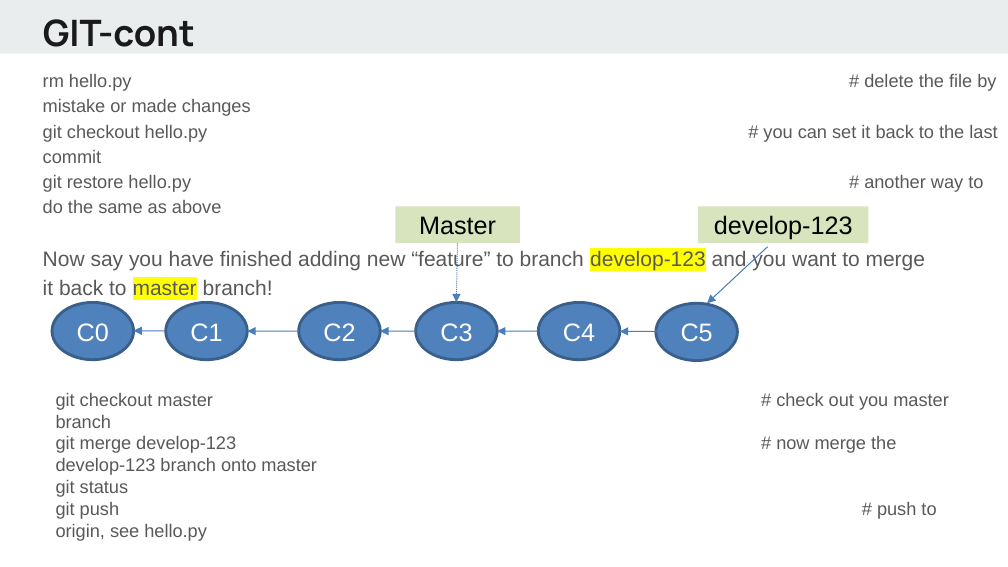
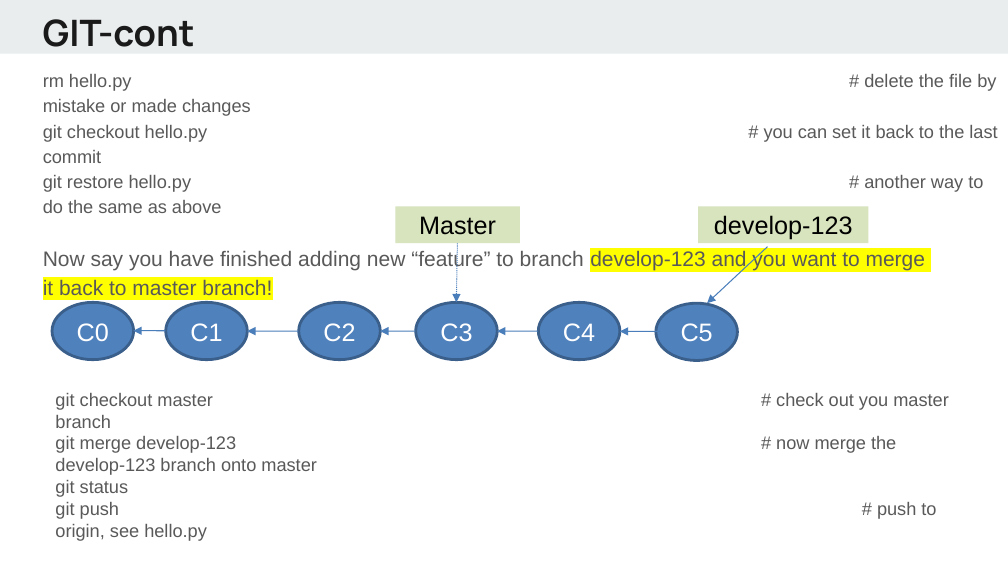
Before and after one commit to alif0/hello_world, a slide deck: slide 8 of lectures/Python - day1.pptx. Drawn at 1008x567 pixels with LibreOffice and Linux fonts; fonts in the diff are those of the drawing. Boxes give left, top, right and bottom in pixels: in the first picture for what was removed or moved away, otherwise in the second. Text is boxed around its words. In the diff, an @@ line names an element or a change of style, - is before the commit and + after.

```diff
--- a/lectures/Python - day1.pptx
+++ b/lectures/Python - day1.pptx
@@ text at [43,250,925,295]: highlight none to #FFFF00 in "and you want to merge", "it back to branch!" @@
@@ freeform shape at [708,247,768,303]: outline redrawn @@
```
Also in this commit, not shown: 11 other slides changed, 8 slides added, 11 slides removed.
